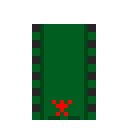
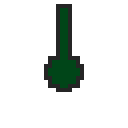
The second 128 × 128 image is a revision of the first. Changes to its layers:
showed "Layer 2", painted on it, masked it over [44, 4, 84, 92]
hid "Layer 3" over [32, 24, 96, 120]
